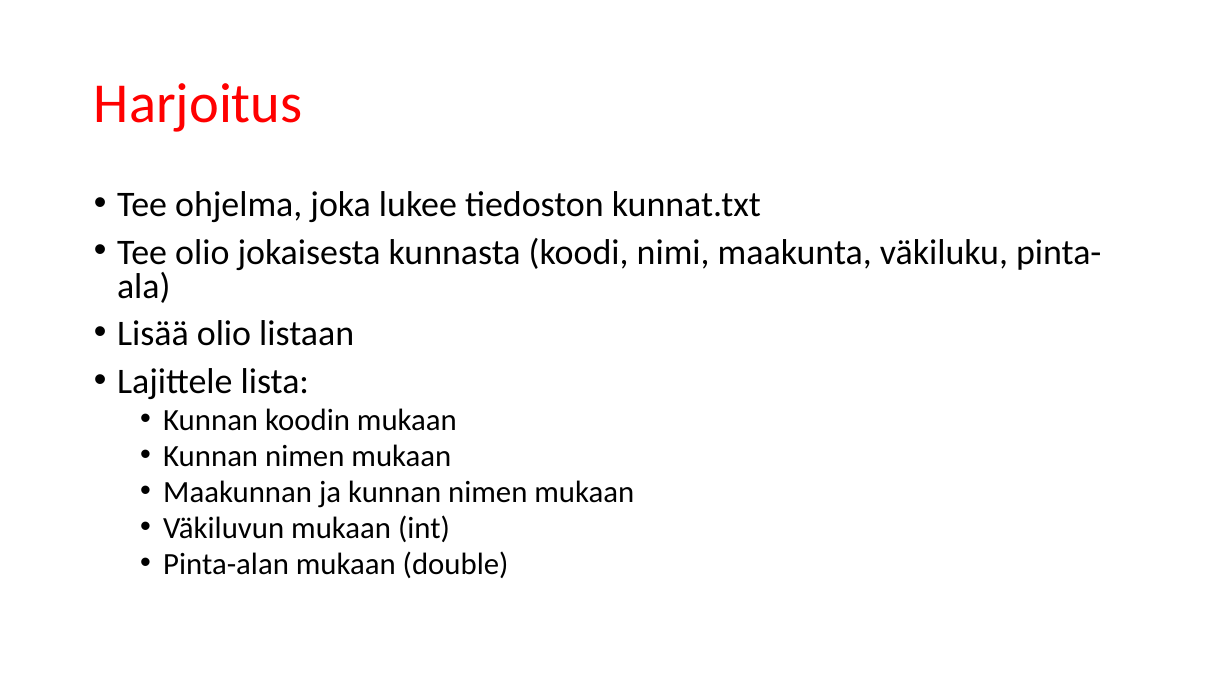
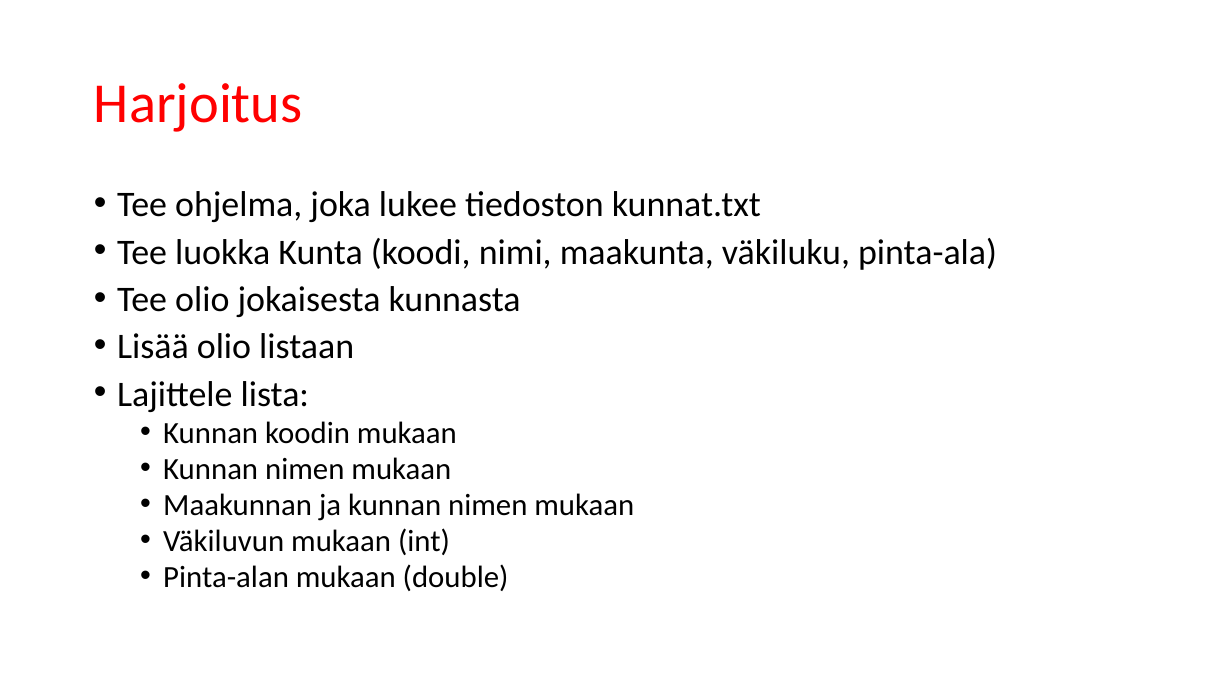
Before and after one commit to lpemake/TrakTite24, a slide deck: slide 104 of Tietorakenteet ja algoritmit 2025.pptx. Drawn at 1232x693 pixels with LibreOffice and Linux fonts; fonts in the diff are those of the drawing. Boxes give left, top, right and bottom in pixels: in the first picture for what was removed or moved away, otherwise in the second. Text is boxed around its words. In the diff, an @@ line names an element or a change of style, - is before the commit and + after.

```diff
--- a/Tietorakenteet ja algoritmit 2025.pptx
+++ b/Tietorakenteet ja algoritmit 2025.pptx
@@ text at (117,238,997,317): text changed @@
-• Tee olio jokaisesta kunnasta (koodi, nimi, maakunta, väkiluku, pinta-ala)
+• Tee luokka Kunta (koodi, nimi, maakunta, väkiluku, pinta-ala)
+• Tee olio jokaisesta kunnasta
```
Also in this commit, not shown: 1 other slide changed, 6 other files.
